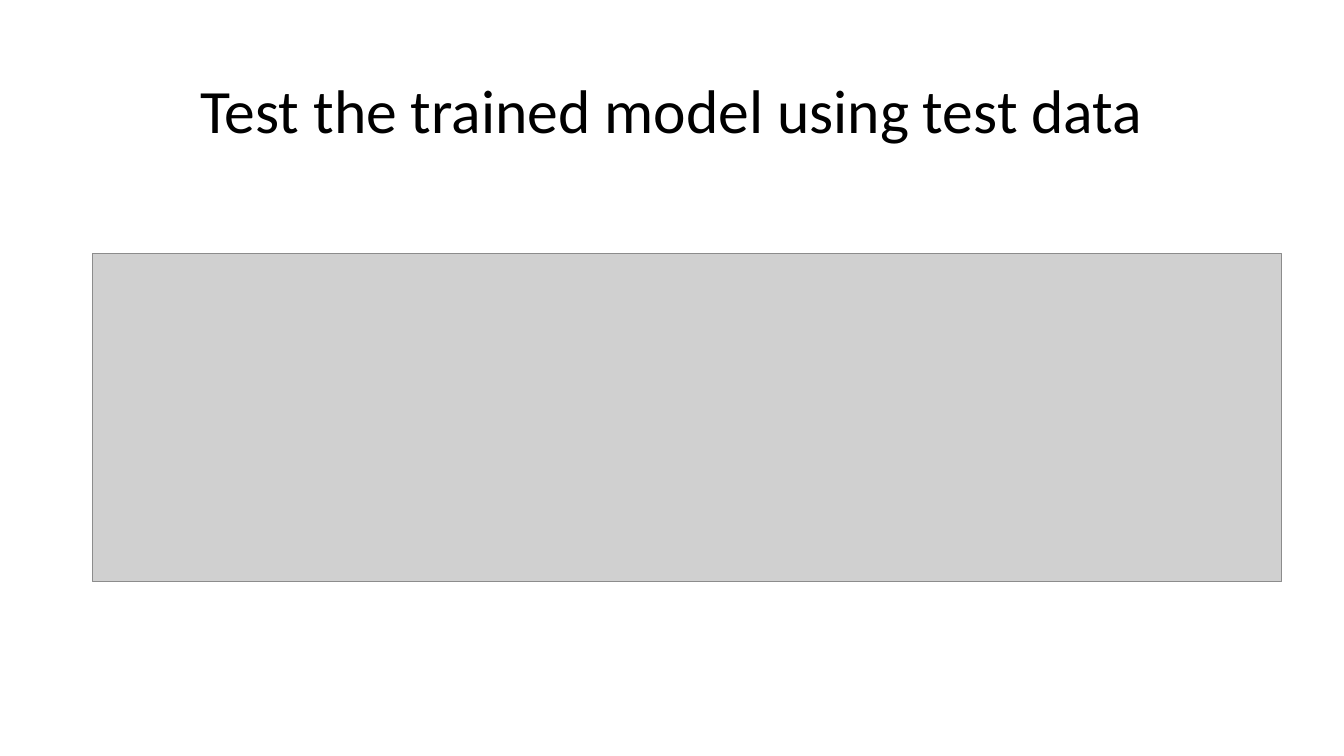
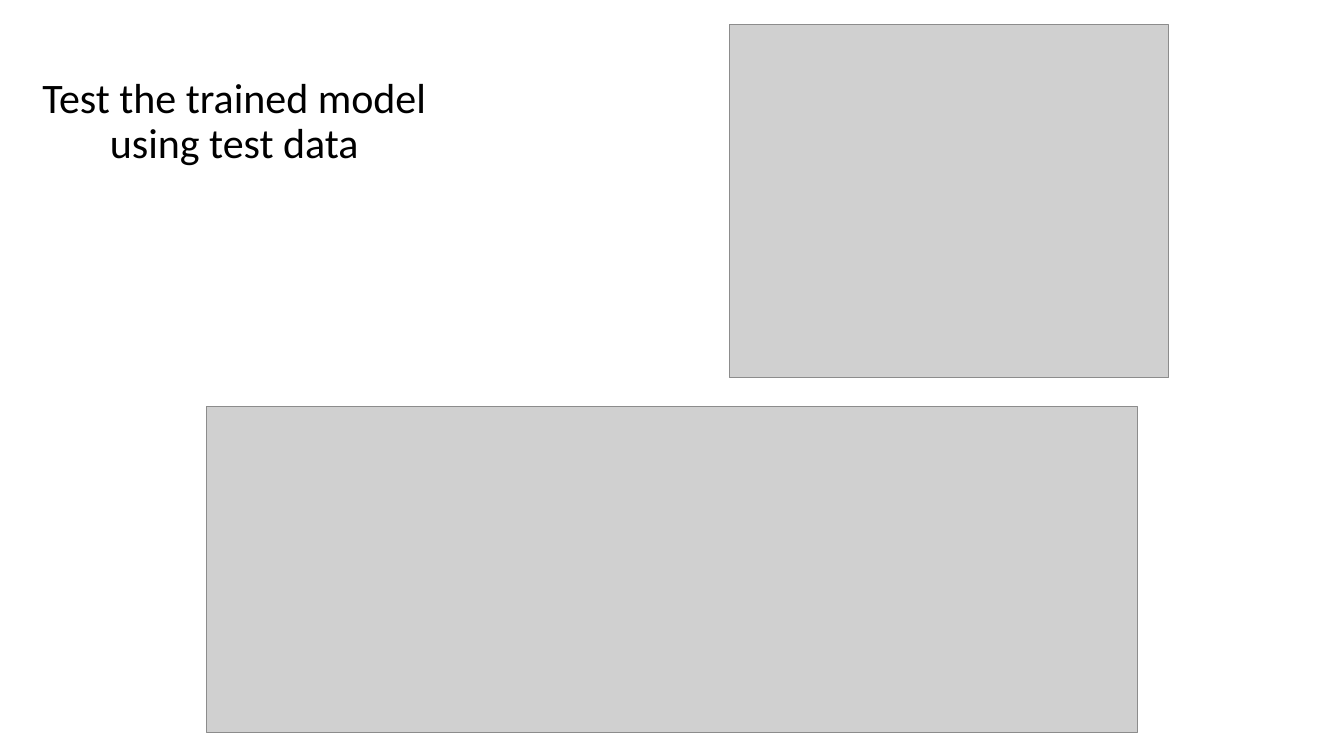
Before and after one commit to Tiezhengyuan/ml_epitope, a slide deck: slide 20 of Epitope_Prediction_TiezhengYuan.pptx (slide 18 before the commit). Drawn at 1344x756 pixels with LibreOffice and Linux fonts; fonts in the diff are those of the drawing; grey boxes stand for pictures. Boxes give left, top, right and bottom in pixels: in the first picture for what was removed or moved away, otherwise in the second. Text is boxed around its words. In the diff, an @@ line names an element or a change of style, - is before the commit and + after.

```diff
--- a/Epitope_Prediction_TiezhengYuan.pptx
+++ b/Epitope_Prediction_TiezhengYuan.pptx
@@ title "Test the trained model using ..." moved from (x1=200, y1=90, x2=1142, y2=144) to (x1=42, y1=84, x2=426, y2=166) @@
@@ title "Test the trained model using ..." at (x1=42, y1=84, x2=426, y2=166): size 44 to 30 pt @@
@@ picture added at (x1=729, y1=25, x2=1169, y2=378) @@
@@ picture removed at (x1=93, y1=253, x2=1282, y2=582) @@
@@ picture added at (x1=207, y1=406, x2=1137, y2=733) @@
```
Also in this commit, not shown: 8 other slides changed, 10 slides added.
